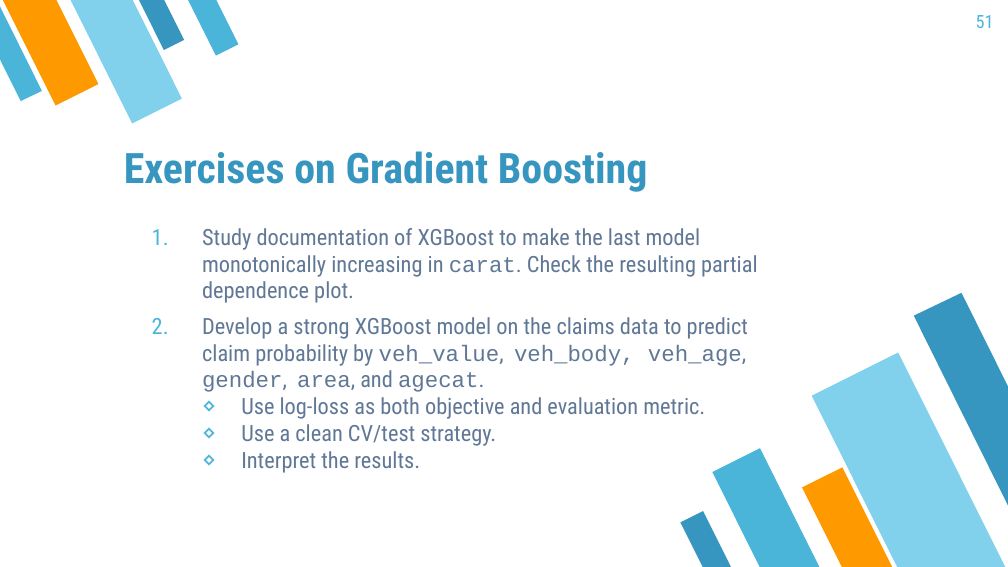
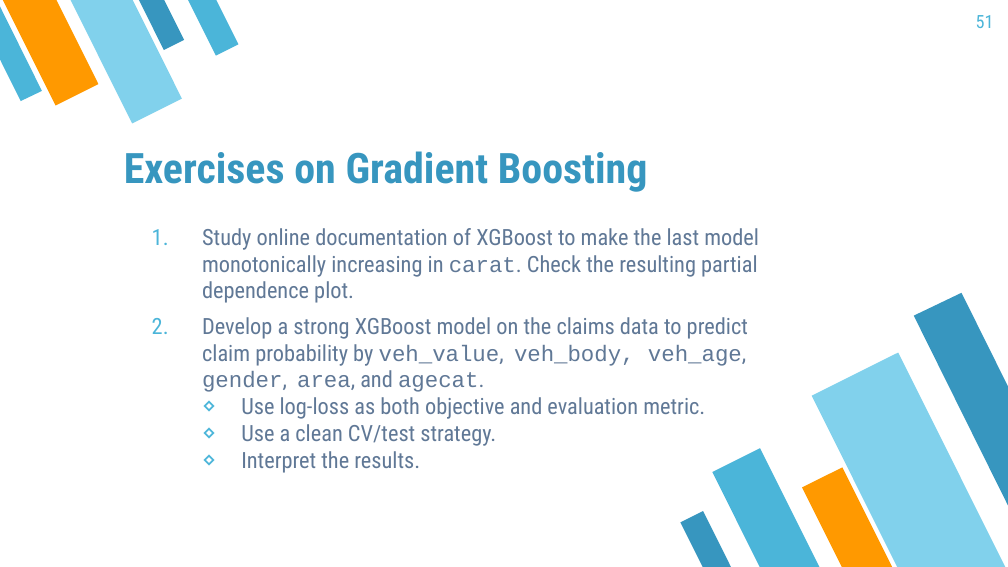
Before and after one commit to mayer79/ml_lecture, a slide deck: slide 51 of slides/ML_Lecture.pptx. Drawn at 1008x567 pixels with LibreOffice and Linux fonts; fonts in the diff are those of the drawing. Boxes give left, top, right and bottom in pixels: in the first picture for what was removed or moved away, otherwise in the second. Text is boxed around its words. In the diff, an @@ line names an element or a change of style, - is before the commit and + after.

Commit message:
added simple XGBoost example

```diff
--- a/slides/ML_Lecture.pptx
+++ b/slides/ML_Lecture.pptx
@@ text at (202, 228, 759, 303): text changed @@
-1. Study documentation of XGBoost to make the last model monotonically increasing in carat. Check the resulting partial dependence plot.
+1. Study online documentation of XGBoost to make the last model monotonically increasing in carat. Check the resulting partial dependence plot.
```
Also in this commit, not shown: 3 other slides changed, 4 other files.
